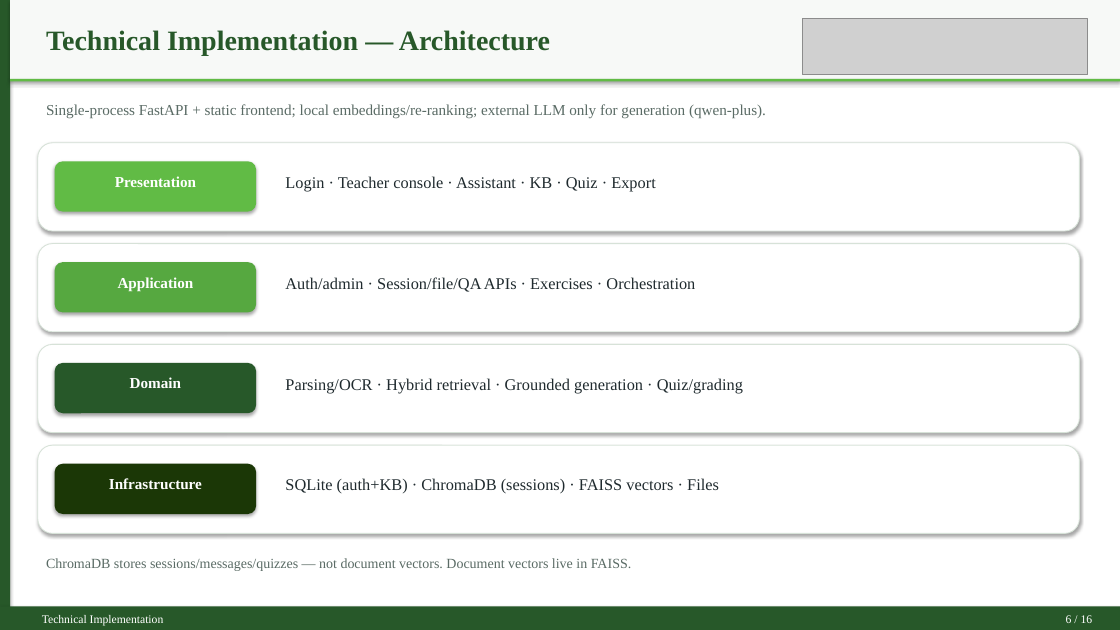
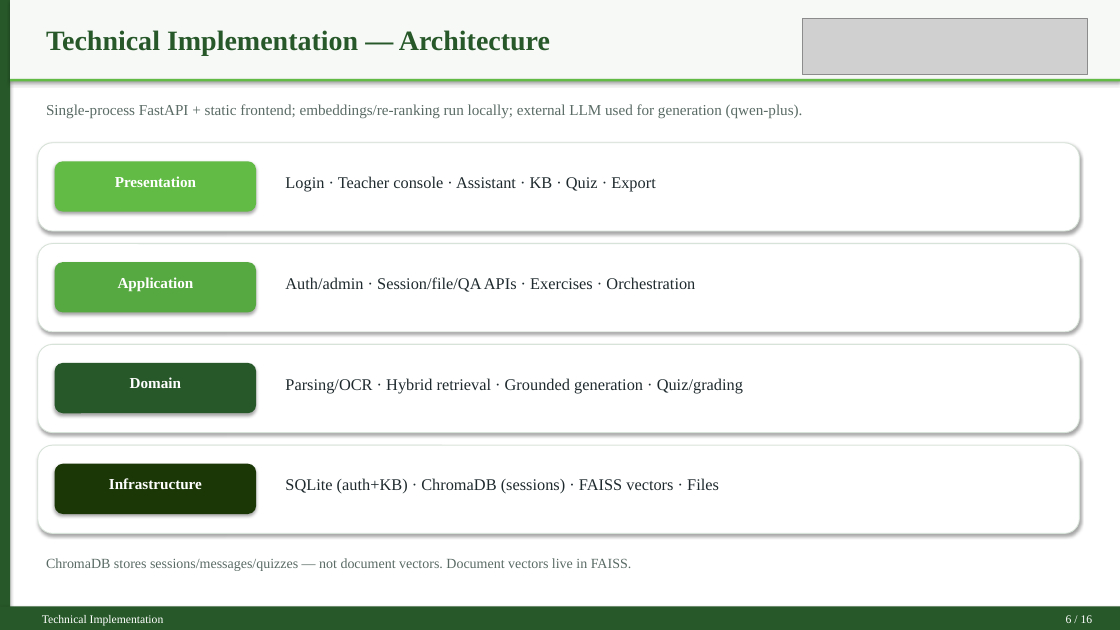
Before and after one commit to JinYue-star/ForRag, a slide deck: slide 6 of docs/Jin_Yue_3036494489_Final_Defense_Clean_TNR.pptx. Drawn at 1120x630 pixels with LibreOffice and Linux fonts; fonts in the diff are those of the drawing; grey boxes stand for pictures. Boxes give left, top, right and bottom in pixels: in the first picture for what was removed or moved away, otherwise in the second. Text is boxed around its words. In the diff, an @@ line names an element or a change of style, - is before the commit and + after.

```diff
--- a/docs/Jin_Yue_3036494489_Final_Defense_Clean_TNR.pptx
+++ b/docs/Jin_Yue_3036494489_Final_Defense_Clean_TNR.pptx
@@ text at bbox=[46, 104, 803, 119]: text changed @@
-Single-process FastAPI + static frontend; local embeddings/re-ranking; external LLM only for generation (qwen-plus).
+Single-process FastAPI + static frontend; embeddings/re-ranking run locally; external LLM used for generation (qwen-plus).
```
Also in this commit, not shown: 9 other slides changed, 14 other files.
